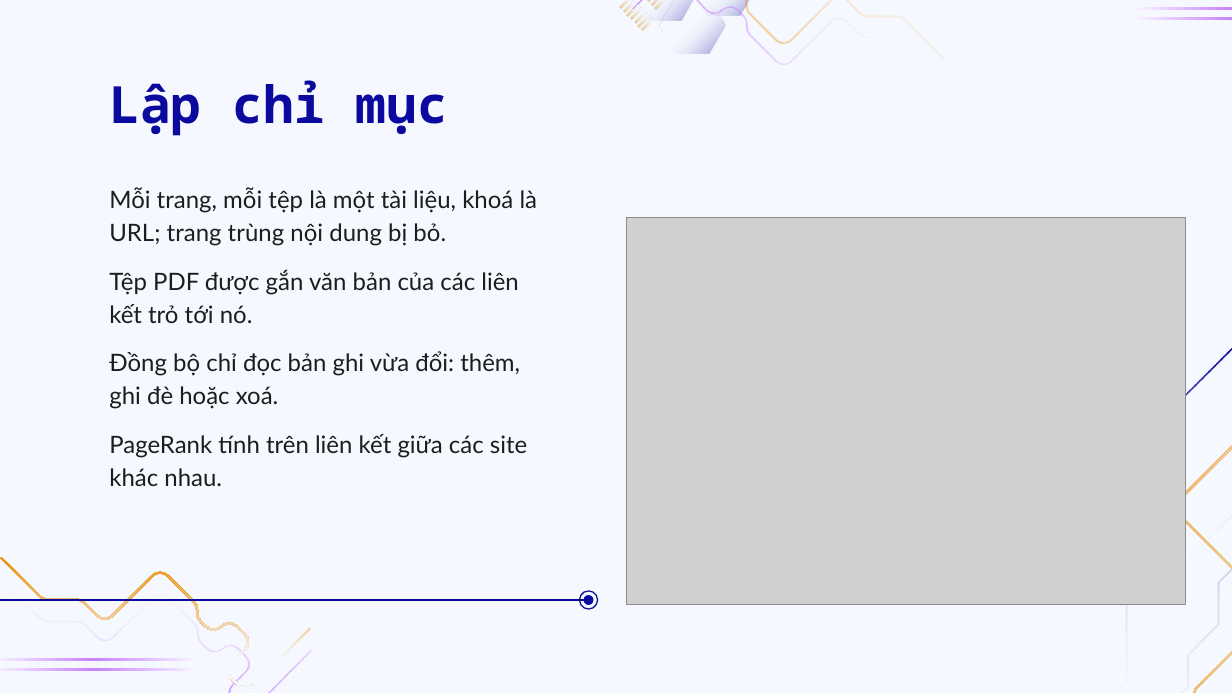
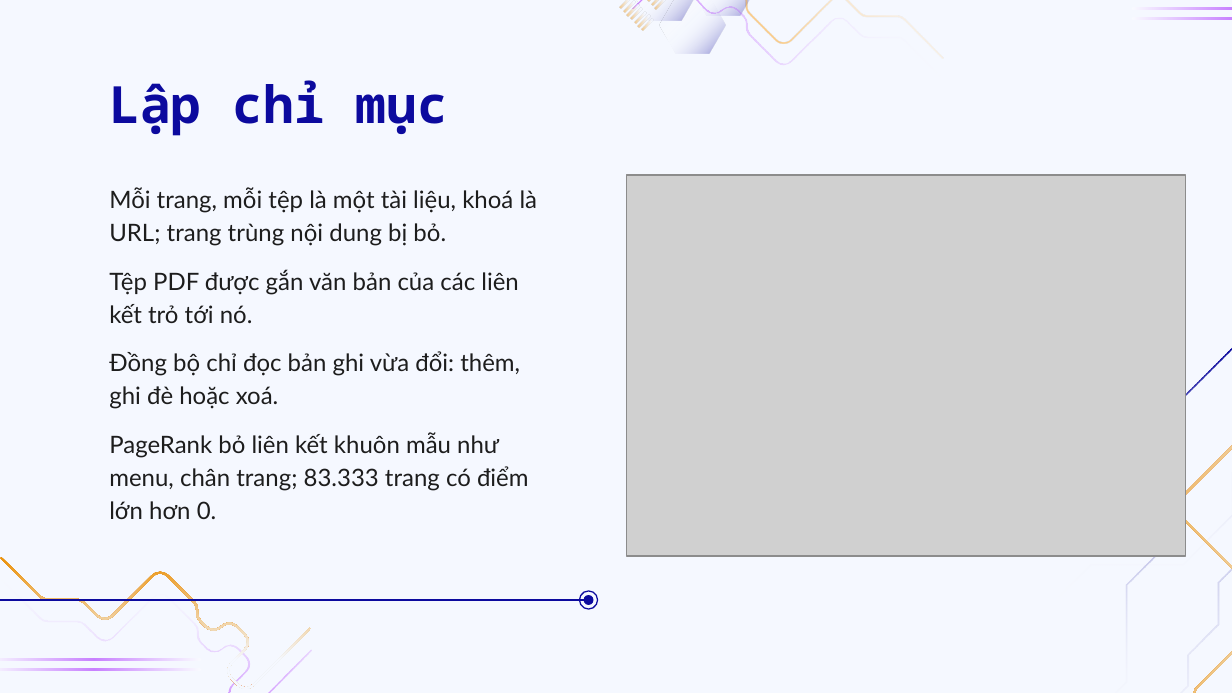
Before and after one commit to doanan293/WebCorpusPipeline, a slide deck: slide 18 of docs/presentation/BAT-thu-thap-boc-tach-tim-kiem.pptx. Drawn at 1232x693 pixels with LibreOffice and Linux fonts; fonts in the diff are those of the drawing; grey boxes stand for pictures; background and template pictures are left out. Boxes give left, top, right and bottom in pixels: in the first picture for what was removed or moved away, otherwise in the second. Text is boxed around its words. In the diff, an @@ line names an element or a change of style, - is before the commit and + after.

Commit message:
docs: new PageRank and duplicate hiding in the report and slides
The report describes PageRank without boilerplate links, adds section
3.4 and figure 13 on hiding duplicate results, and table 10 measuring
it on 20 queries (copies of the same article in the top 10: 29 to 0).
The slides gain a duplicate hiding slide and the updated figures.

```diff
--- a/docs/presentation/BAT-thu-thap-boc-tach-tim-kiem.pptx
+++ b/docs/presentation/BAT-thu-thap-boc-tach-tim-kiem.pptx
@@ picture: place and size @@
-picture at bbox=[627, 217, 1186, 604]
+picture at bbox=[627, 175, 1186, 556]
@@ subtitle at bbox=[109, 432, 529, 519]: text changed @@
-PageRank tính trên liên kết giữa các site khác nhau.
+PageRank bỏ liên kết khuôn mẫu như menu, chân trang; 83.333 trang có điểm lớn hơn 0.
```
Also in this commit, not shown: 2 other slides changed, 1 slide added, 7 other files.
